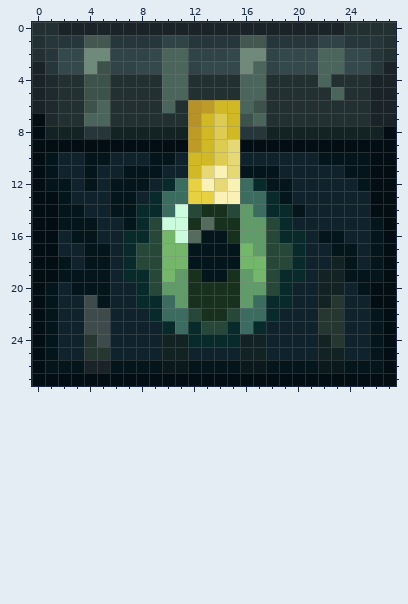
Two versions of one pixel-art sprite, textures/blocks/ender_chest_front.png. That is the earlier state.
The file is 28x28 pixels. Colours within 5 levels of each other are drawn and written as one.
After the commit:
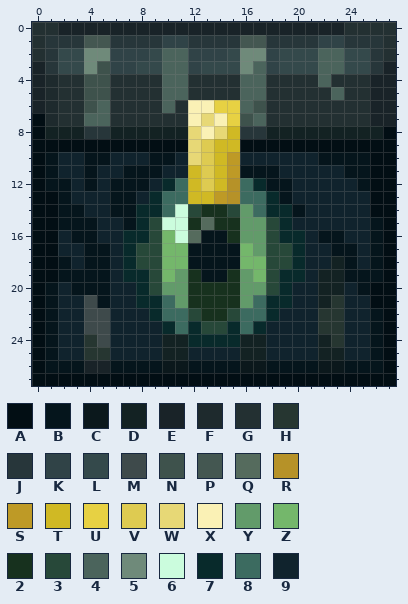
Palette (. is transparent): A #020e14  B #05151c  C #0b181c  D #132223  E #192328  F #1e2a2d  G #233032  H #263631  J #27363a  K #304347  L #34494b  M #3e4a4b  N #3e524c  P #445751  Q #556b5d  R #b69228  S #be9a26  T #d0b924  U #e7d143  V #decb51  W #e7d876  X #faf1b5  Y #629b6a  Z #74b76b  2 #17311e  3 #274839  4 #4b645c  5 #6f8a7a  6 #cbfcdd  7 #082a2b  8 #3c6b60  9 #10232d
The commit says: still need to get to fixing this but it will do for now
From old to new:
@@ x 10..17 @@
  5 44GGGG44
- 6 4GRSTT4N
- 7 GGRTVTN4
- 8 DDSTVTJJ
- 9 AASTVWAA
-10 B9TTVW99
-11 99TWXWBB
-12 78UXWX87
-13 88UUXX88
+ 6 4GXXUU4N
+ 7 GGXWXUN4
+ 8 DDWXWTJJ
+ 9 AAWVTTAA
+10 B9WVTS99
+11 99TVTSBB
+12 78TVTR87
+13 88TTSR88
 14 863223Y8
